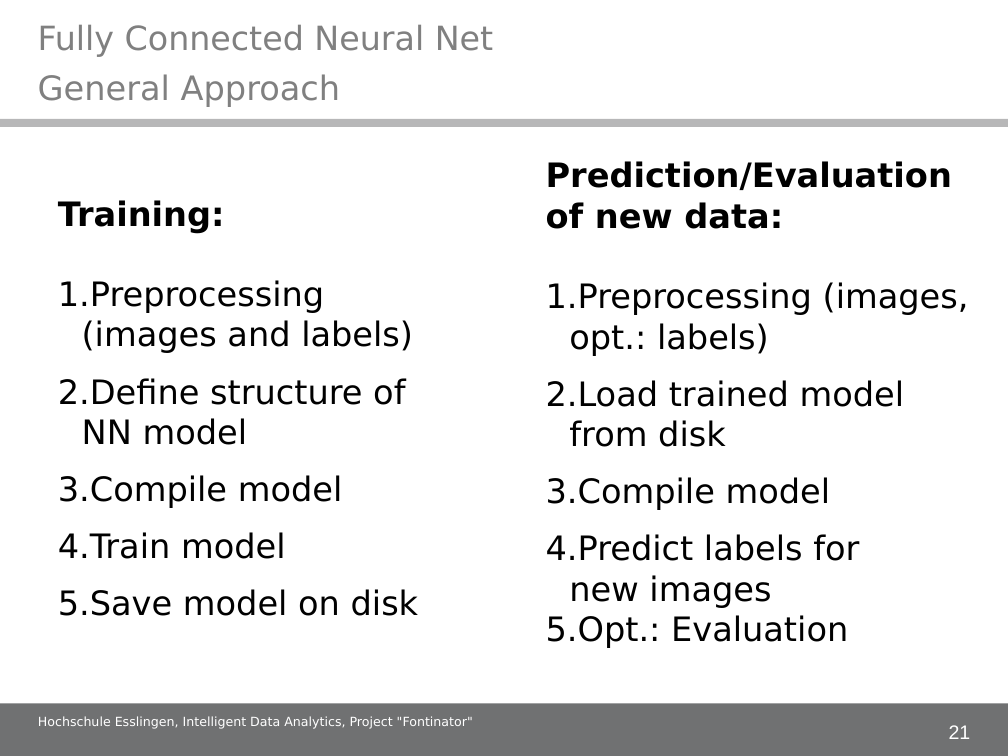
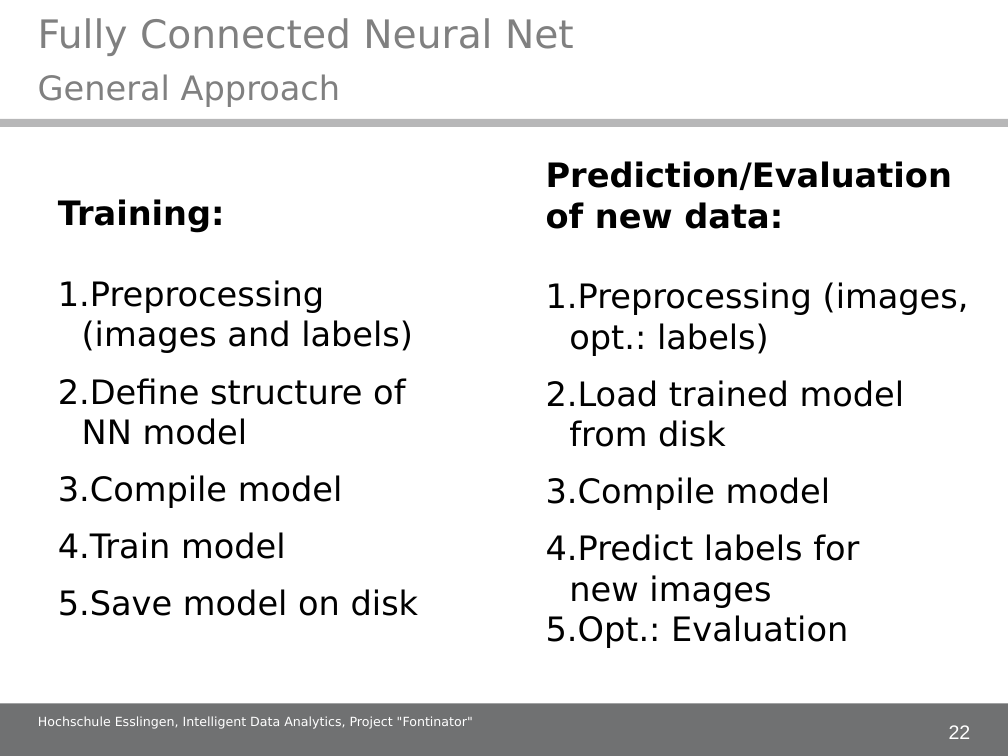
Before and after one commit to alex-ta/Fontinator, a slide deck: slide 22 of Documents/IDA_project_presentation.ppt (slide 21 before the commit). Drawn at 1008x756 pixels with LibreOffice and Linux fonts; fonts in the diff are those of the drawing; background and template pictures are left out. Boxes give left, top, right and bottom in pixels: in the first picture for what was removed or moved away, otherwise in the second. Text is boxed around its words. In the diff, an @@ line names an element or a change of style, - is before the commit and + after.

```diff
--- a/Documents/IDA_project_presentation.ppt
+++ b/Documents/IDA_project_presentation.ppt
@@ text "Fully Connected Neural Net" at <box>38,18,574,56</box>: size 23.8 to 28 pt @@
@@ page number at <box>949,725,971,739</box>: text changed @@
-21
+22
```
Also in this commit, not shown: 25 other slides changed, 1 slide added.
